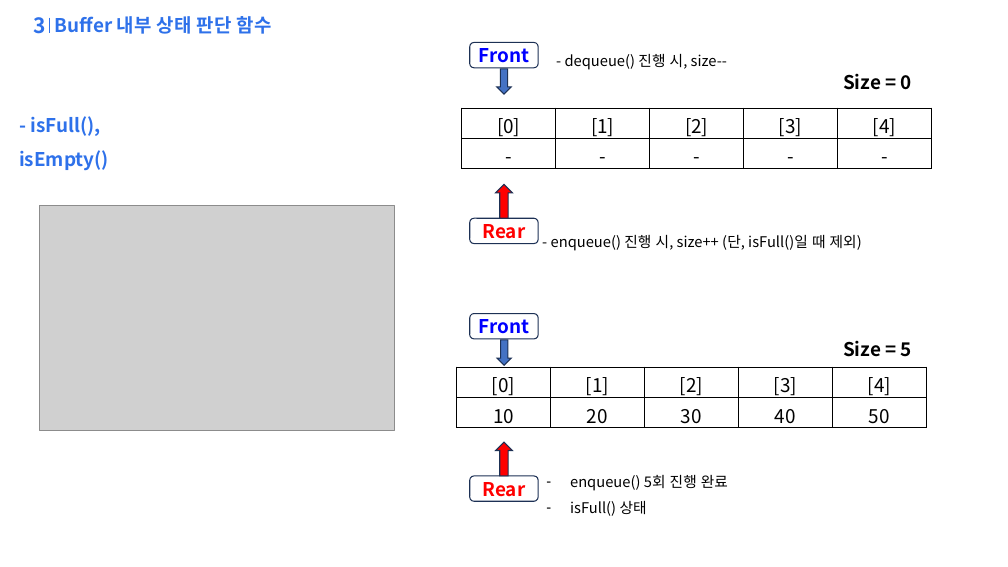
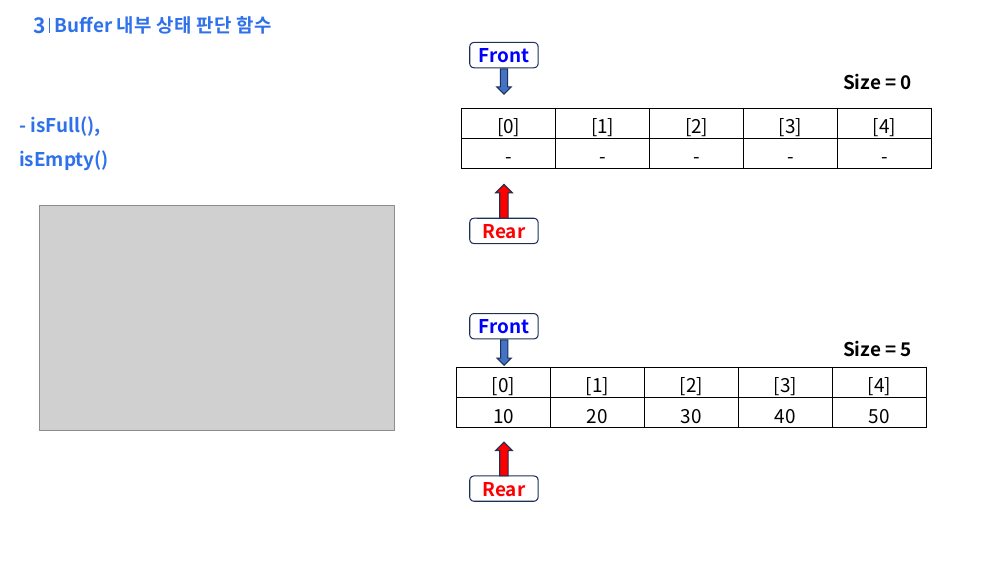
Before and after one commit to qfe051/L412_SelfTest_1_19, a slide deck: slide 5 of 21_c_study/example/ring_buf/ring_buffer_AI_enqueue.pptx. Drawn at 1008x567 pixels with LibreOffice and Linux fonts; fonts in the diff are those of the drawing; grey boxes stand for pictures; background and template pictures are left out. Boxes give left, top, right and bottom in pixels: in the first picture for what was removed or moved away, otherwise in the second. Text is boxed around its words. In the diff, an @@ line names an element or a change of style, - is before the commit and + after.

```diff
--- a/21_c_study/example/ring_buf/ring_buffer_AI_enqueue.pptx
+++ b/21_c_study/example/ring_buf/ring_buffer_AI_enqueue.pptx
@@ text removed at [565, 54, 727, 70] @@
-- dequeue() 진행 시, size--
@@ text removed at [551, 235, 862, 251] @@
-- enqueue() 진행 시, size++ (단, isFull()일 때 제외)
@@ text removed at [570, 475, 728, 516] @@
-– enqueue() 5회 진행 완료
-– isFull() 상태
```
Also in this commit, not shown: 5 other slides changed, 12 other files.
